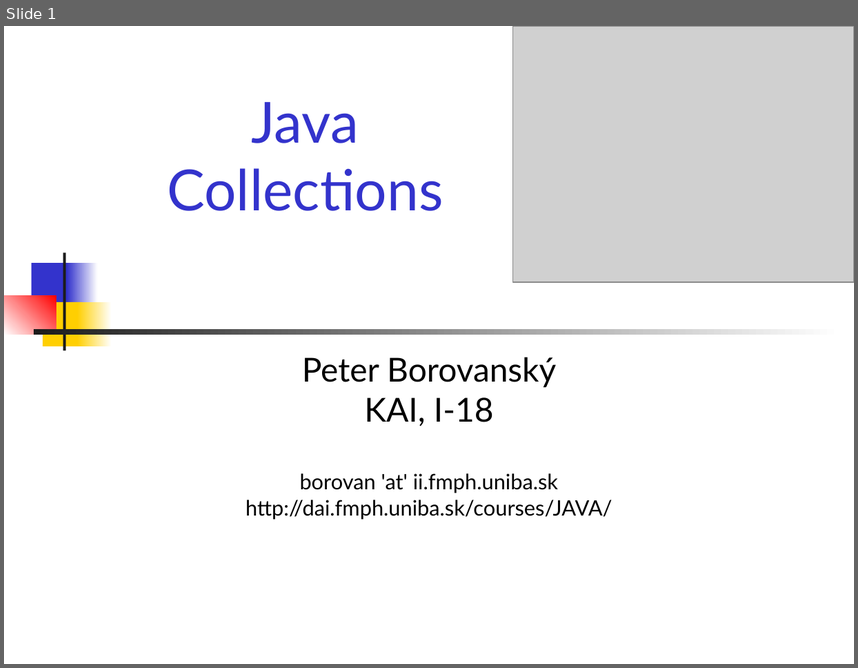
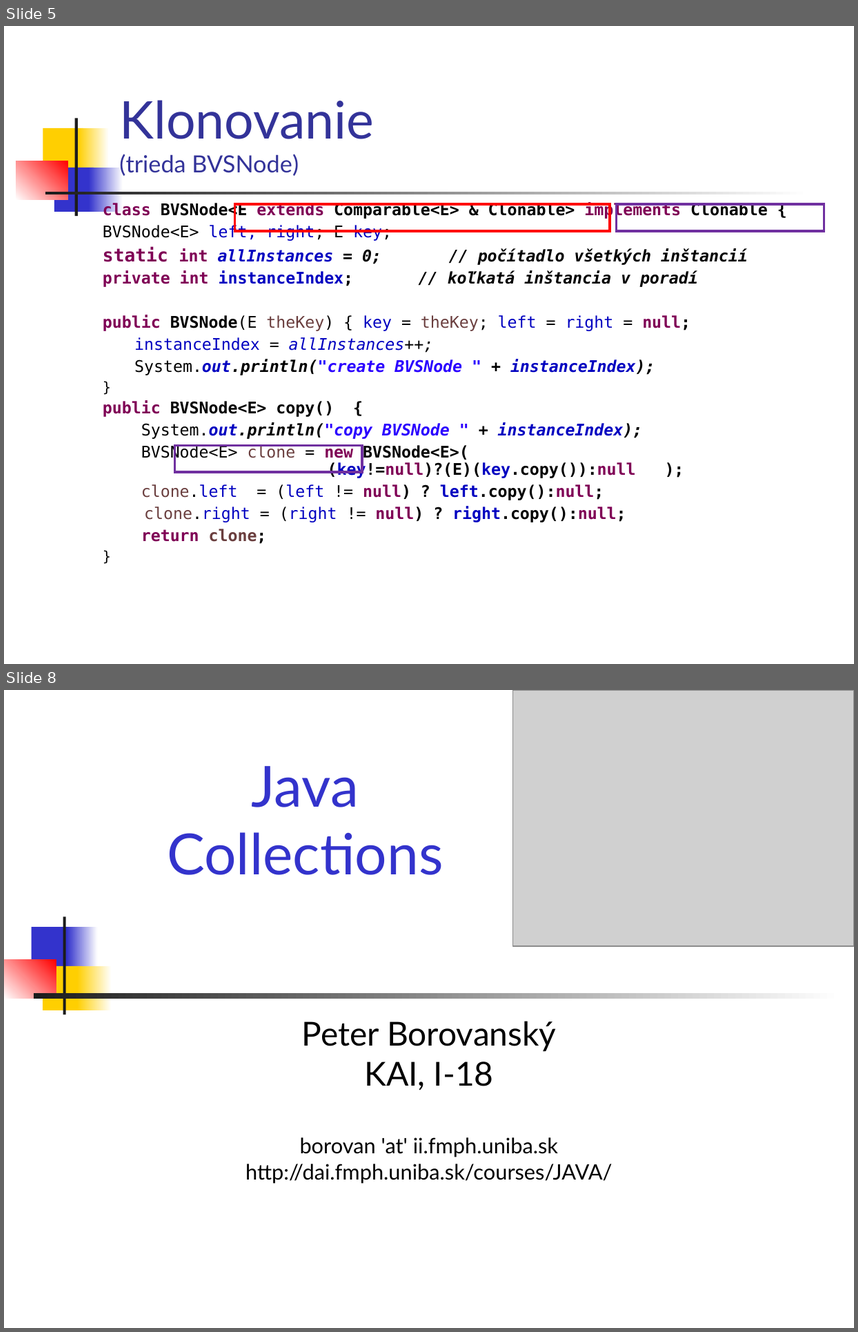
Before and after one commit to Programovanie4/Prednasky, a slide deck: 06/06_java.ppt. Shown one above the other, each under a label of ours: slide 1 before the commit, slides 5 and 8 after it; the slides between them are not shown. The pictures are 858x668 and 858x1332 pixels, drawn with LibreOffice and Linux fonts; fonts in the diff are those of the drawing; grey boxes stand for pictures. Boxes give left, top, right and bottom in pixels: in the first picture for what was removed or moved away, otherwise in the second. Text is boxed around its words. In the diff, an @@ line names an element or a change of style, - is before the commit and + after.

```diff
--- a/06/06_java.ppt
+++ b/06/06_java.ppt
@@ slide 5 added at box(4, 26, 854, 664), background #FFFFFF @@
@@ title added at box(119, 100, 374, 176), 20 pt, text #333399 @@
+Klonovanie
+(trieda BVSNode)
@@ rectangle added at box(43, 128, 84, 172), fill #FFCF01 @@
@@ rectangle added at box(74, 118, 77, 216), fill #1C1C1C @@
@@ rectangle added at box(79, 128, 110, 172), fill gradient #FFCF01 to #FFFFFF @@
@@ rectangle added at box(16, 161, 67, 199), fill gradient #FFFFFF to #FF0000 @@
@@ rectangle added at box(54, 167, 93, 212), fill #3333CC @@
@@ rectangle added at box(89, 167, 123, 212), fill gradient #3333CC to #FFFFFF @@
@@ rectangle added at box(45, 192, 810, 194), fill gradient #1C1C1C to #FFFFFF @@
@@ text added at box(103, 202, 768, 544), 13.6 pt, text #000000, bold @@
+class BVSNode<E extends Comparable<E> & Clonable> implements Clonable {
+BVSNode<E> left, right; E key;
+static int allInstances = 0; // počítadlo všetkých inštancií
+private int instanceIndex; // koľkatá inštancia v poradí
+public BVSNode(E theKey) { key = theKey; left = right = null;
+instanceIndex = allInstances++;
+System.out.println("create BVSNode " + instanceIndex);
+}
+public BVSNode<E> copy() {
+System.out.println("copy BVSNode " + instanceIndex);
+BVSNode<E> clone = new BVSNode<E>( (key!=null)?(E)(key.copy()):null );
+clone.left = (left != null) ? left.copy():null;
+clone.right = (right != null) ? right.copy():null;
+return clone;
+}
@@ rectangle added at box(235, 205, 610, 232), outline #FF0000 2.01 pt @@
@@ rectangle added at box(616, 205, 824, 232), outline #7030A0 2.01 pt @@
@@ rectangle added at box(175, 445, 362, 472), outline #7030A0 2.01 pt @@
@@ what was slide 1 is now slide 8 @@
```
Also in this commit, not shown: 7 slides changed, 6 other slides added, 3 other files.
